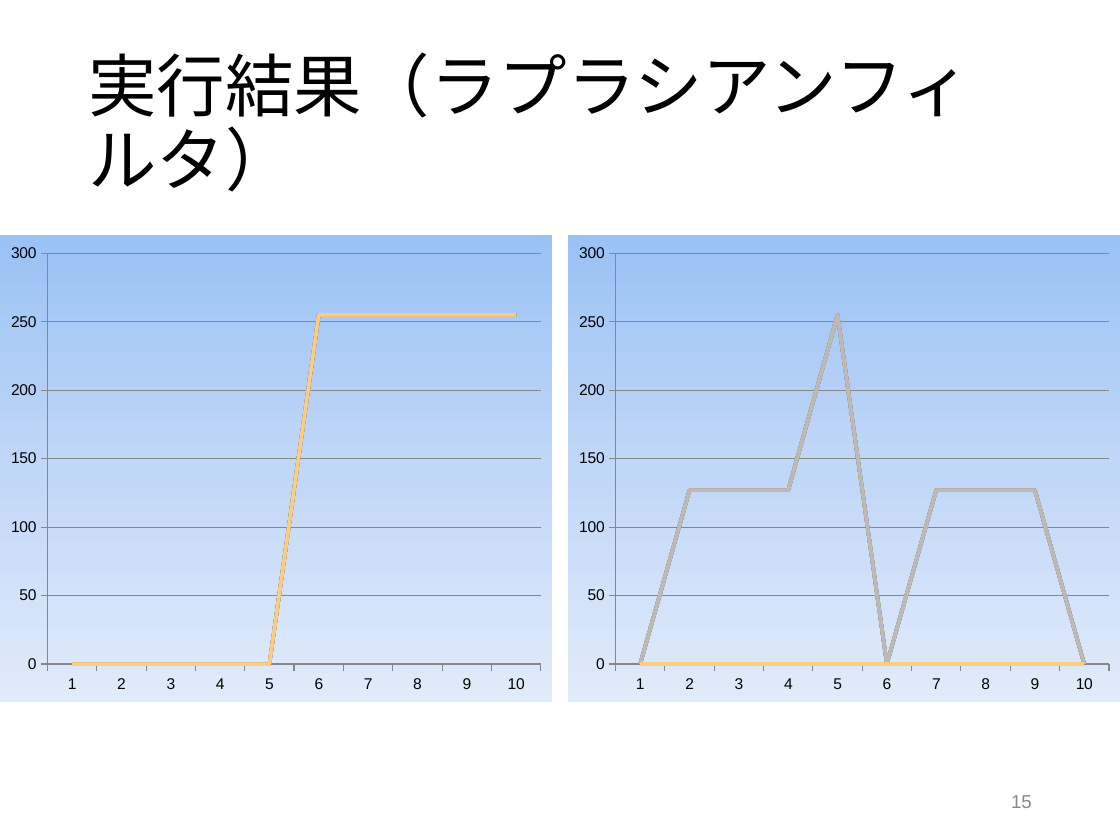
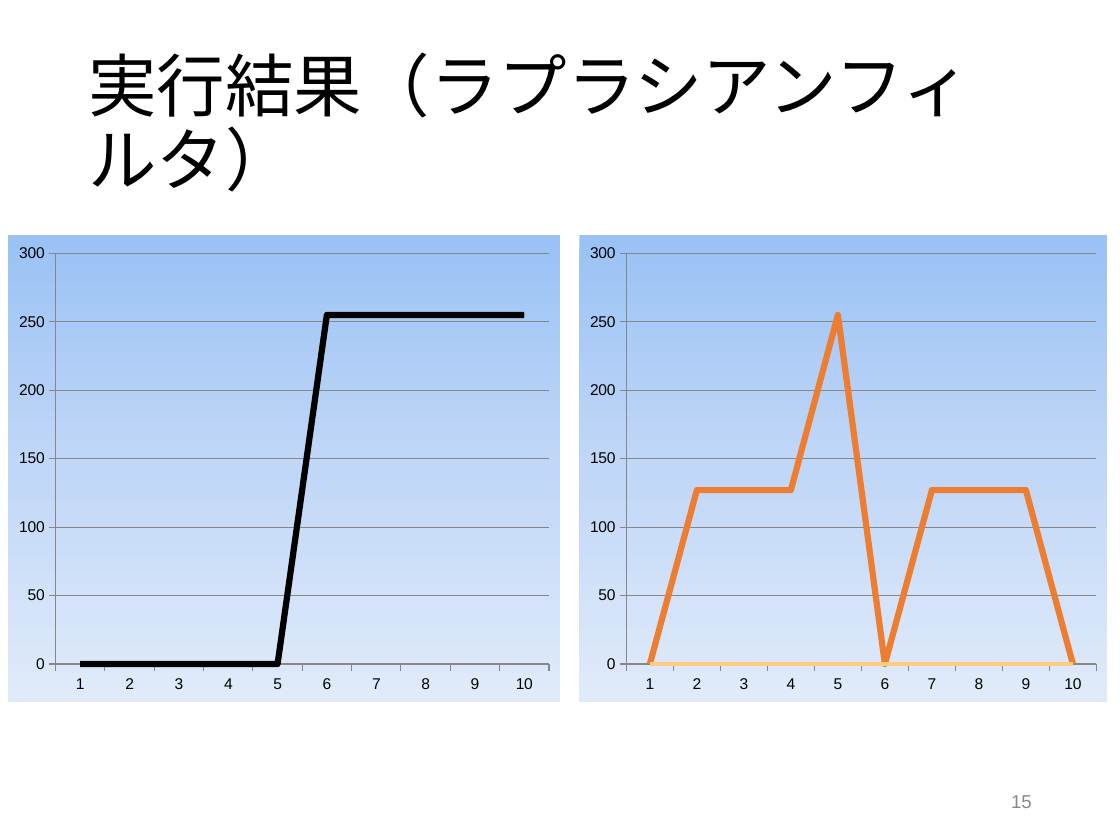
Before and after one commit to tamu0106/IN4_exp, a slide deck: slide 15 of exp_c/slide/exp_C.pptx. Drawn at 1120x840 pixels with LibreOffice and Linux fonts; fonts in the diff are those of the drawing. Boxes give left, top, right and bottom in pixels: in the first picture for what was removed or moved away, otherwise in the second. Text is boxed around its words. In the diff, an @@ line names an element or a change of style, - is before the commit and + after.

```diff
--- a/exp_c/slide/exp_C.pptx
+++ b/exp_c/slide/exp_C.pptx
@@ line chart at (x1=8, y1=235, x2=560, y2=702) @@
@@ colour of Series 10 #FFC000 to #000000 @@
@@ category axis changed @@
@@ value axis changed @@
@@ line chart moved from (x1=0, y1=235, x2=552, y2=702) to (x1=8, y1=235, x2=560, y2=702) @@
@@ line chart at (x1=579, y1=235, x2=1107, y2=702) @@
@@ colour of Series 9 #A5A5A5 to #ED7D31 @@
@@ category axis changed @@
@@ value axis changed @@
@@ line chart resized from (x1=568, y1=235, x2=1120, y2=702) to (x1=579, y1=235, x2=1107, y2=702) @@
```
Also in this commit, not shown: 20 other slides changed.
